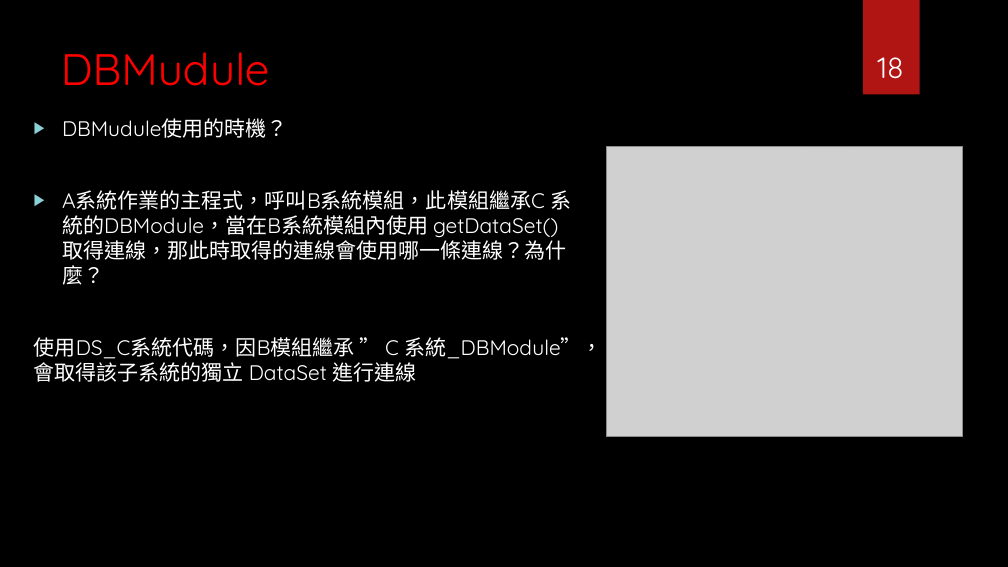
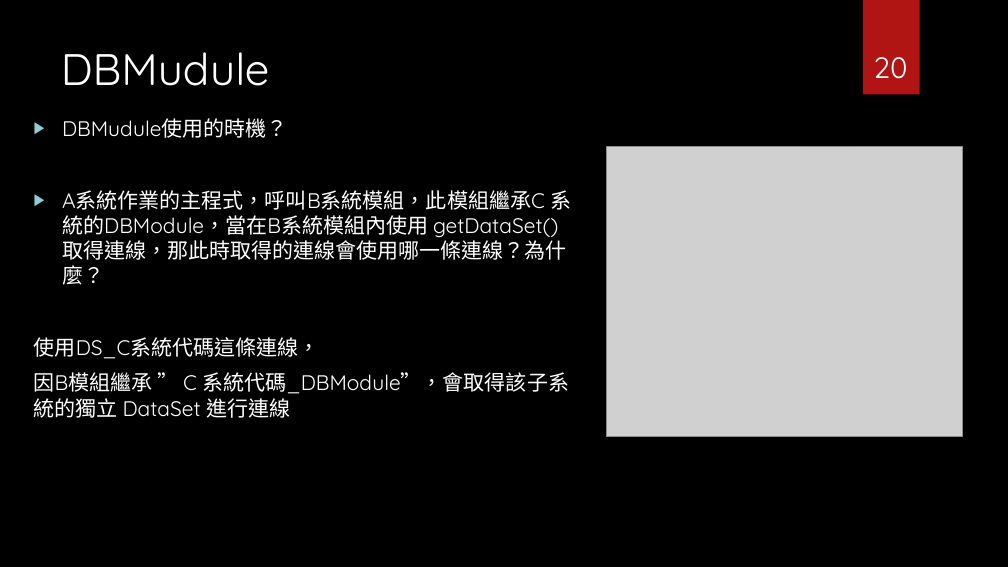
Before and after one commit to Szying/Js_Tools, a slide deck: slide 20 of 補充報告.pptx (slide 18 before the commit). Drawn at 1008x567 pixels with LibreOffice and Linux fonts; fonts in the diff are those of the drawing; grey boxes stand for pictures; background and template pictures are left out. Boxes give left, top, right and bottom in pixels: in the first picture for what was removed or moved away, otherwise in the second. Text is boxed around its words. In the diff, an @@ line names an element or a change of style, - is before the commit and + after.

```diff
--- a/補充報告.pptx
+++ b/補充報告.pptx
@@ title "DBMudule" at [61, 52, 270, 86]: text colour #FF0000 to #FFFFFF @@
@@ page number at [873, 57, 907, 79]: text changed @@
-18
+20
@@ text at [34, 337, 569, 418]: text changed @@
-使用DS_C系統代碼，因B模組繼承 ” C 系統_DBModule”，會取得該子系統的獨立 DataSet 進行連線
+使用DS_C系統代碼這條連線，
+因B模組繼承 ” C 系統代碼_DBModule”，會取得該子系統的獨立 DataSet 進行連線
```
Also in this commit, not shown: 14 other slides changed, 4 slides added, 2 slides removed.
